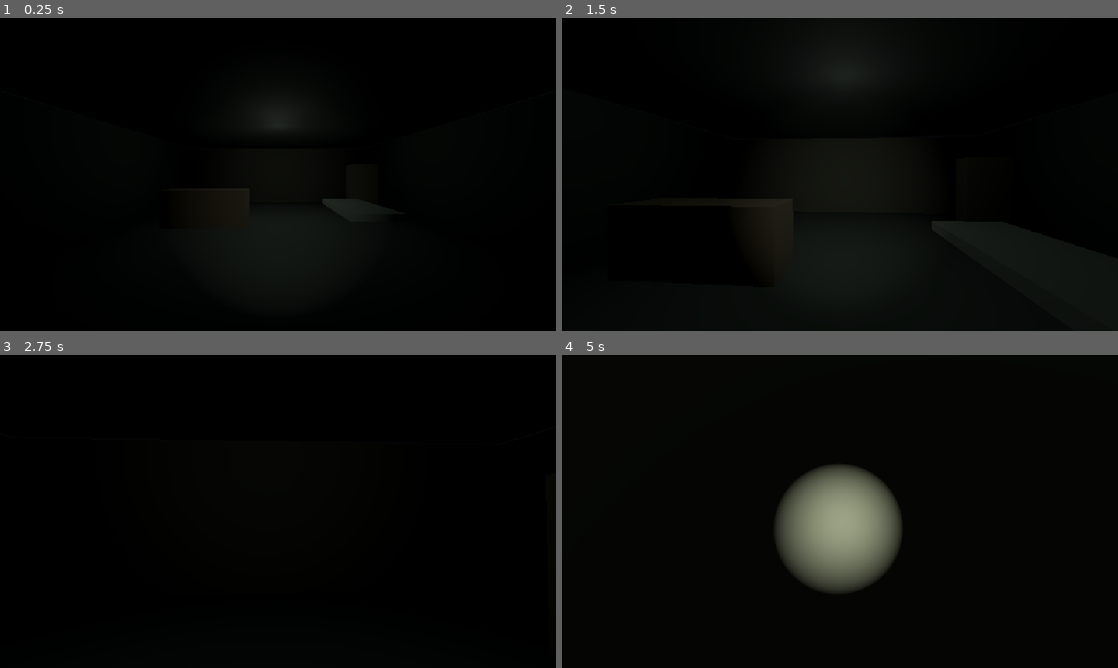
Above: before the commit, frames 1-4 (two rows, left to right).
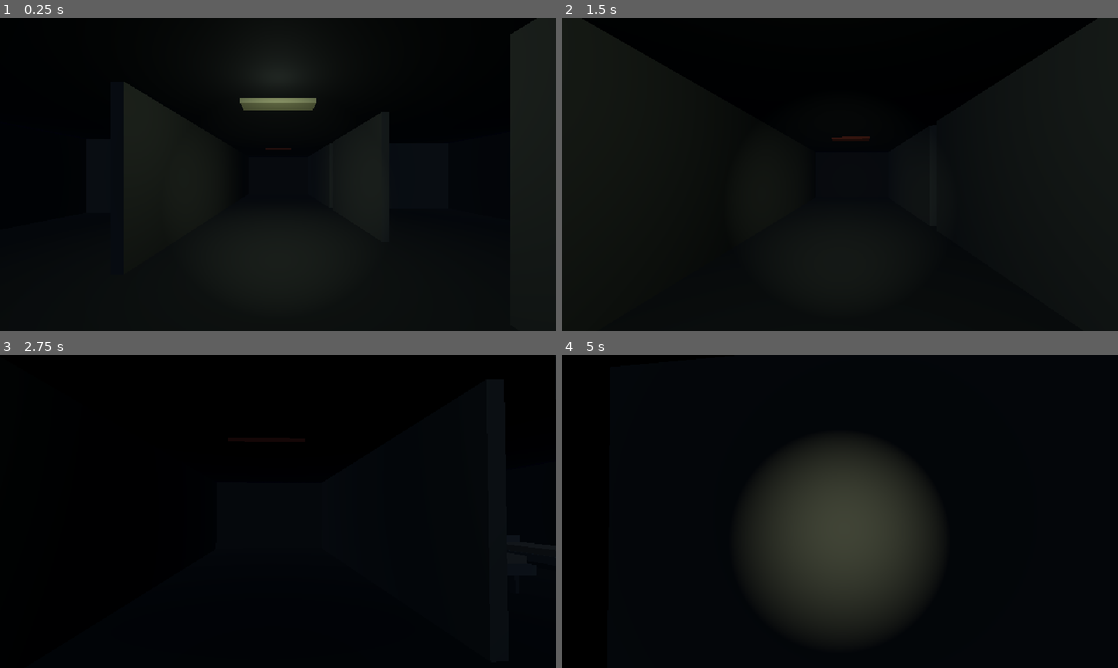
Above: after the commit, the same moments.

Repository: ssarpa22/zombindie
Game: Godot game, scene res://Main.tscn
The game is run twice, just before and just after one commit, with the same random seed, the same clock (stepped at 60 frames per second) and the same inputs.
Inputs (mouse positions are in pixels of both pictures, inside the frame that each line leads up to):
- Up to frame 1 (0.25 s): no input
- Up to frame 2 (1.5 s): tap Enter at 0.5 s; move the mouse to (867, 174) at 0.52 s; hold W from 0.53 s (still down); tap F at 0.6, 1.35 s; move the mouse to (812, 174) at 1.27 s
- Up to frame 3 (2.75 s): keep holding W; move the mouse to (289, 505) at 2.02 s; tap F at 2.1 s
- Up to frame 4 (5 s): keep holding W; move the mouse to (834, 517) at 2.77 s; tap F at 2.85, 3.6, 4.35 s; tap Space at 3.5 s; move the mouse to (878, 514) at 3.52 s; tap Enter at 4.25 s; move the mouse to (795, 508) at 4.27 s

The runs differ from the first frame. In frame 1, 9.1% of the frame differs, in the area x 22-100%, y 0-70%; in frame 2, 1.6%; in frame 3, 0.2%; in frame 4, 12%, in the area x 34-67%, y 29-87%.

Commit message:
Agregar bosque nocturno exterior

Diff:
--- a/main.gd
+++ b/main.gd
@@ -4,6 +4,7 @@
 
 func _ready() -> void:
 	_build_room()
+	_build_exterior()
 	_build_lighting()
 	var player = PlayerScene.instantiate()
 	player.position = Vector3(0, 0, 4)
@@ -11,39 +12,169 @@
 	_build_sign()
 
 func _build_room() -> void:
-	_add_box("Floor", Vector3(0, -0.15, 0), Vector3(10, 0.3, 14), Color(0.16, 0.18, 0.17))
-	_add_box("Ceiling", Vector3(0, 3.2, 0), Vector3(10, 0.25, 14), Color(0.08, 0.09, 0.09))
-	_add_box("BackWall", Vector3(0, 1.5, -7), Vector3(10, 3, 0.3), Color(0.23, 0.22, 0.19))
-	_add_box("LeftWall", Vector3(-5, 1.5, 0), Vector3(0.3, 3, 14), Color(0.19, 0.20, 0.19))
-	_add_box("RightWall", Vector3(5, 1.5, 0), Vector3(0.3, 3, 14), Color(0.19, 0.20, 0.19))
-	_add_box("FrontWallLeft", Vector3(-3.4, 1.5, 7), Vector3(3.2, 3, 0.3), Color(0.23, 0.22, 0.19))
-	_add_box("FrontWallRight", Vector3(3.4, 1.5, 7), Vector3(3.2, 3, 0.3), Color(0.23, 0.22, 0.19))
-	_add_box("DoorLintel", Vector3(0, 2.65, 7), Vector3(3.6, 0.7, 0.3), Color(0.23, 0.22, 0.19))
-	_add_box("Counter", Vector3(-2.2, 0.55, -2), Vector3(2.5, 1.1, 0.8), Color(0.24, 0.20, 0.15))
-	_add_box("Gurney", Vector3(2.1, 0.65, -1.3), Vector3(1.2, 0.15, 2.5), Color(0.29, 0.31, 0.29))
-	_add_box("Cabinet", Vector3(3.8, 1.0, -4.8), Vector3(1.2, 2.0, 0.6), Color(0.24, 0.22, 0.18))
+	# A small clinic wing built from simple, reusable box pieces.
+	_add_box("Floor", Vector3(0, -0.15, 0), Vector3(16, 0.3, 24), Color(0.16, 0.17, 0.15))
+	_add_box("Ceiling", Vector3(0, 3.2, 0), Vector3(16, 0.25, 24), Color(0.07, 0.08, 0.08))
+	_add_box("BackWall", Vector3(0, 1.5, -12), Vector3(16, 3, 0.3), Color(0.22, 0.21, 0.18))
+	_add_box("LeftWall", Vector3(-8, 1.5, 0), Vector3(0.3, 3, 24), Color(0.18, 0.19, 0.18))
+	_add_box("RightWall", Vector3(8, 1.5, 0), Vector3(0.3, 3, 24), Color(0.18, 0.19, 0.18))
+	_add_box("EntranceLeft", Vector3(-6, 1.5, 12), Vector3(4, 3, 0.3), Color(0.22, 0.21, 0.18))
+	_add_box("EntranceRight", Vector3(6, 1.5, 12), Vector3(4, 3, 0.3), Color(0.22, 0.21, 0.18))
+	_add_box("EntranceLintel", Vector3(0, 2.8, 12), Vector3(8, 0.4, 0.3), Color(0.22, 0.21, 0.18))
+
+	# Hallway walls leave door-sized gaps into the side rooms.
+	_add_box("HallLeftFront", Vector3(-2.5, 1.5, 7.5), Vector3(0.2, 3, 9), Color(0.29, 0.30, 0.27))
+	_add_box("HallLeftMiddle", Vector3(-2.5, 1.5, -1.5), Vector3(0.2, 3, 5), Color(0.29, 0.30, 0.27))
+	_add_box("HallLeftRear", Vector3(-2.5, 1.5, -8), Vector3(0.2, 3, 8), Color(0.29, 0.30, 0.27))
+	_add_box("HallRightFront", Vector3(2.5, 1.5, 7), Vector3(0.2, 3, 10), Color(0.29, 0.30, 0.27))
+	_add_box("HallRightMiddle", Vector3(2.5, 1.5, -2.5), Vector3(0.2, 3, 4), Color(0.29, 0.30, 0.27))
+	_add_box("HallRightRear", Vector3(2.5, 1.5, -8.5), Vector3(0.2, 3, 7), Color(0.29, 0.30, 0.27))
+	_add_box("LeftRoomDivider", Vector3(-6.2, 1.5, -4), Vector3(3.4, 3, 0.2), Color(0.29, 0.30, 0.27))
+	_add_box("RightRoomDivider", Vector3(6.2, 1.5, -5), Vector3(3.4, 3, 0.2), Color(0.29, 0.30, 0.27))
+
+	# Reception furniture, patient beds and a little visual storytelling.
+	_add_box("ReceptionCounter", Vector3(-5.5, 0.6, 7.5), Vector3(3.6, 1.2, 0.85), Color(0.25, 0.20, 0.15))
+	_add_box("ReceptionDeskTop", Vector3(-5.5, 1.23, 7.5), Vector3(3.8, 0.12, 1.0), Color(0.34, 0.28, 0.19))
+	_add_box("ReceptionMonitor", Vector3(-5.5, 1.55, 7.25), Vector3(0.75, 0.48, 0.12), Color(0.07, 0.10, 0.10))
+	_add_box("WaitingBench", Vector3(-5.5, 0.42, 3), Vector3(2.6, 0.25, 0.65), Color(0.25, 0.29, 0.27))
+	_add_box("BenchLegA", Vector3(-6.45, 0.2, 3), Vector3(0.12, 0.4, 0.12), Color(0.12, 0.13, 0.12))
+	_add_box("BenchLegB", Vector3(-4.55, 0.2, 3), Vector3(0.12, 0.4, 0.12), Color(0.12, 0.13, 0.12))
+	_add_bed("WardBedA", Vector3(4.5, 0, -7.5))
+	_add_bed("WardBedB", Vector3(6.8, 0, -7.5))
+	_add_box("IVStand", Vector3(3.5, 1.2, -6.3), Vector3(0.07, 2.4, 0.07), Color(0.42, 0.44, 0.40))
+	_add_box("IVBase", Vector3(3.5, 0.12, -6.3), Vector3(0.6, 0.12, 0.6), Color(0.38, 0.40, 0.37))
+	_add_box("StorageCabinet", Vector3(-5.5, 1.15, -7.5), Vector3(1.1, 2.3, 0.55), Color(0.23, 0.27, 0.24))
+	_add_box("ServiceCart", Vector3(-3.8, 0.55, -9.6), Vector3(1.0, 0.9, 0.65), Color(0.32, 0.34, 0.30))
+	_add_box("WayfindingSign", Vector3(0, 2.45, 5), Vector3(2.0, 0.45, 0.08), Color(0.09, 0.20, 0.17))
+	_add_box("CeilingLight", Vector3(0, 3.0, 0), Vector3(1.5, 0.08, 0.45), Color(0.65, 0.64, 0.47))
+	_add_box("CeilingLightRear", Vector3(0, 3.0, -7), Vector3(1.5, 0.08, 0.45), Color(0.55, 0.22, 0.13))
+
+func _add_bed(bed_name: String, bed_position: Vector3) -> void:
+	_add_box(bed_name + "Frame", bed_position + Vector3(0, 0.52, 0), Vector3(1.0, 0.18, 2.1), Color(0.36, 0.38, 0.35))
+	_add_box(bed_name + "Mattress", bed_position + Vector3(0, 0.68, 0), Vector3(0.92, 0.16, 1.9), Color(0.48, 0.46, 0.37))
+	_add_box(bed_name + "Head", bed_position + Vector3(0, 0.8, -0.92), Vector3(0.95, 0.28, 0.08), Color(0.42, 0.43, 0.39))
+	_add_box(bed_name + "LegFrontA", bed_position + Vector3(-0.4, 0.25, 0.8), Vector3(0.08, 0.5, 0.08), Color(0.26, 0.28, 0.27))
+	_add_box(bed_name + "LegFrontB", bed_position + Vector3(0.4, 0.25, 0.8), Vector3(0.08, 0.5, 0.08), Color(0.26, 0.28, 0.27))
+	_add_box(bed_name + "LegBackA", bed_position + Vector3(-0.4, 0.25, -0.8), Vector3(0.08, 0.5, 0.08), Color(0.26, 0.28, 0.27))
+	_add_box(bed_name + "LegBackB", bed_position + Vector3(0.4, 0.25, -0.8), Vector3(0.08, 0.5, 0.08), Color(0.26, 0.28, 0.27))
 
 func _build_lighting() -> void:
 	var world = WorldEnvironment.new()
 	var environment = Environment.new()
-	environment.background_mode = Environment.BG_COLOR
-	environment.background_color = Color(0.015, 0.019, 0.023)
+	environment.background_mode = Environment.BG_SKY
+	var sky = Sky.new()
+	var sky_material = ProceduralSkyMaterial.new()
+	sky_material.sky_top_color = Color(0.006, 0.009, 0.025)
+	sky_material.sky_horizon_color = Color(0.035, 0.045, 0.07)
+	sky_material.ground_bottom_color = Color(0.008, 0.012, 0.014)
+	sky_material.ground_horizon_color = Color(0.025, 0.033, 0.04)
+	sky.sky_material = sky_material
+	environment.sky = sky
 	environment.ambient_light_source = Environment.AMBIENT_SOURCE_COLOR
-	environment.ambient_light_color = Color(0.15, 0.18, 0.21)
-	environment.ambient_light_energy = 0.32
+	environment.ambient_light_color = Color(0.09, 0.11, 0.14)
+	environment.ambient_light_energy = 0.22
+	environment.tonemap_mode = Environment.TONE_MAPPER_FILMIC
+	environment.fog_enabled = true
+	environment.fog_light_color = Color(0.055, 0.07, 0.09)
+	environment.fog_density = 0.018
 	world.environment = environment
 	add_child(world)
 	var lamp = OmniLight3D.new()
-	lamp.position = Vector3(0, 2.65, -2)
+	lamp.position = Vector3(0, 2.65, 1)
 	lamp.light_color = Color(0.72, 0.78, 0.72)
 	lamp.light_energy = 0.55
-	lamp.omni_range = 7
+	lamp.omni_range = 8
 	add_child(lamp)
+	var moon_light = DirectionalLight3D.new()
+	moon_light.name = "Moonlight"
+	moon_light.rotation_degrees = Vector3(-28, -20, 0)
+	moon_light.light_color = Color(0.43, 0.51, 0.68)
+	moon_light.light_energy = 0.16
+	moon_light.shadow_enabled = false
+	moon_light.light_cull_mask = 2
+	add_child(moon_light)
+
+func _build_exterior() -> void:
+	_add_visual_box("NightGround", Vector3(0, -0.08, 36), Vector3(70, 0.16, 48), Color(0.025, 0.04, 0.035))
+	_add_visual_box("PathToForest", Vector3(0, 0.01, 20), Vector3(3.2, 0.02, 16), Color(0.11, 0.12, 0.105))
+	var rng = RandomNumberGenerator.new()
+	rng.seed = 27011
+	for index in range(32):
+		var tree_x = rng.randf_range(-28.0, 28.0)
+		var tree_z = rng.randf_range(23.0, 55.0)
+		if absf(tree_x) < 3.5 and tree_z < 31.0:
+			continue
+		_add_tree(Vector3(tree_x, 0, tree_z), rng.randf_range(7.0, 12.0), rng.randf_range(0.75, 1.35))
+	_add_moon(Vector3(1.5, 19, 49))
+
+func _add_tree(tree_position: Vector3, tree_height: float, tree_scale: float) -> void:
+	var trunk_mesh = CylinderMesh.new()
+	trunk_mesh.top_radius = 0.16 * tree_scale
+	trunk_mesh.bottom_radius = 0.36 * tree_scale
+	trunk_mesh.height = tree_height
+	trunk_mesh.radial_segments = 5
+	var trunk = MeshInstance3D.new()
+	trunk.name = "PineTrunk"
+	trunk.mesh = trunk_mesh
+	trunk.layers = 2
+	trunk.position = tree_position + Vector3(0, tree_height * 0.5, 0)
+	trunk.material_override = _make_material(Color(0.055, 0.064, 0.055))
+	add_child(trunk)
+	for tier in range(3):
+		var foliage_mesh = CylinderMesh.new()
+		foliage_mesh.top_radius = 0.0
+		foliage_mesh.bottom_radius = (1.9 - tier * 0.48) * tree_scale
+		foliage_mesh.height = tree_height * 0.43
+		foliage_mesh.radial_segments = 5
+		var foliage = MeshInstance3D.new()
+		foliage.name = "PineCanopy"
+		foliage.mesh = foliage_mesh
+		foliage.layers = 2
+		foliage.position = tree_position + Vector3(0, tree_height * (0.35 + tier * 0.18), 0)
+		foliage.material_override = _make_material(Color(0.018 + tier * 0.004, 0.045 + tier * 0.006, 0.04 + tier * 0.006))
+		add_child(foliage)
+
+func _add_moon(moon_position: Vector3) -> void:
+	var moon_mesh = SphereMesh.new()
+	moon_mesh.radius = 2.2
+	moon_mesh.height = 4.4
+	moon_mesh.radial_segments = 12
+	moon_mesh.rings = 6
+	var moon = MeshInstance3D.new()
+	moon.name = "FullMoon"
+	moon.mesh = moon_mesh
+	moon.layers = 2
+	moon.position = moon_position
+	var moon_material = StandardMaterial3D.new()
+	moon_material.albedo_color = Color(0.62, 0.67, 0.78)
+	moon_material.emission_enabled = true
+	moon_material.emission = Color(0.27, 0.34, 0.52)
+	moon_material.emission_energy_multiplier = 0.7
+	moon_material.shading_mode = BaseMaterial3D.SHADING_MODE_UNSHADED
+	moon.material_override = moon_material
+	add_child(moon)
+
+func _add_visual_box(box_name: String, box_position: Vector3, box_size: Vector3, color: Color) -> void:
+	var mesh_instance = MeshInstance3D.new()
+	mesh_instance.name = box_name
+	mesh_instance.position = box_position
+	mesh_instance.layers = 2
+	var mesh = BoxMesh.new()
+	mesh.size = box_size
+	mesh_instance.mesh = mesh
+	mesh_instance.material_override = _make_material(color)
+	add_child(mesh_instance)
+
+func _make_material(color: Color) -> StandardMaterial3D:
+	var material = StandardMaterial3D.new()
+	material.albedo_color = color
+	material.roughness = 1.0
+	return material
 
 func _build_sign() -> void:
 	var label = Label3D.new()
-	label.text = "CLINICA  |  SALIDA"
-	label.position = Vector3(0, 2.35, 6.78)
+	label.text = "RECEPCION   |   SALIDA"
+	label.position = Vector3(0, 2.5, 11.78)
 	label.font_size = 36
 	label.modulate = Color(0.72, 0.16, 0.12)
 	label.pixel_size = 0.006
